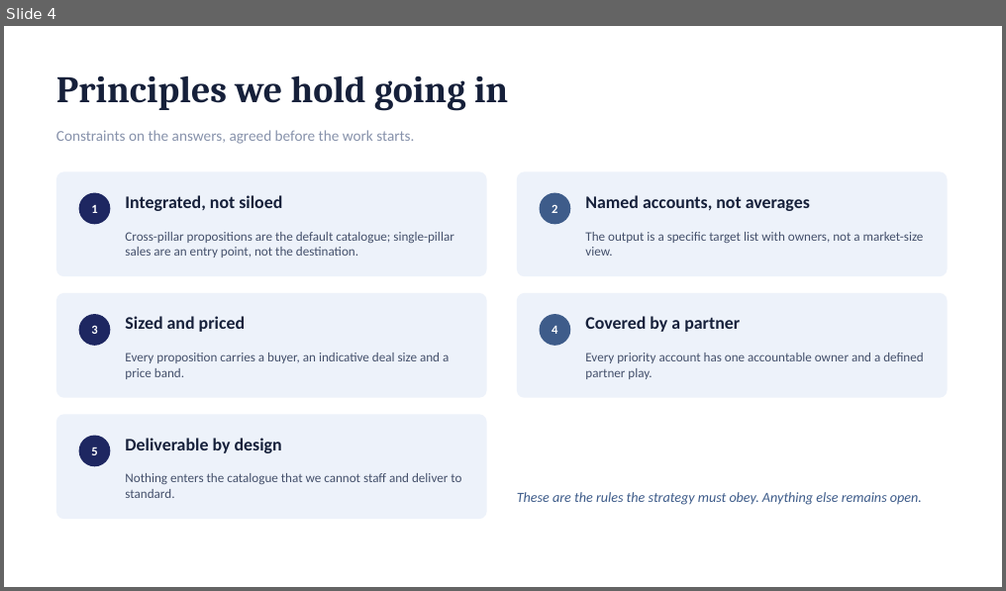
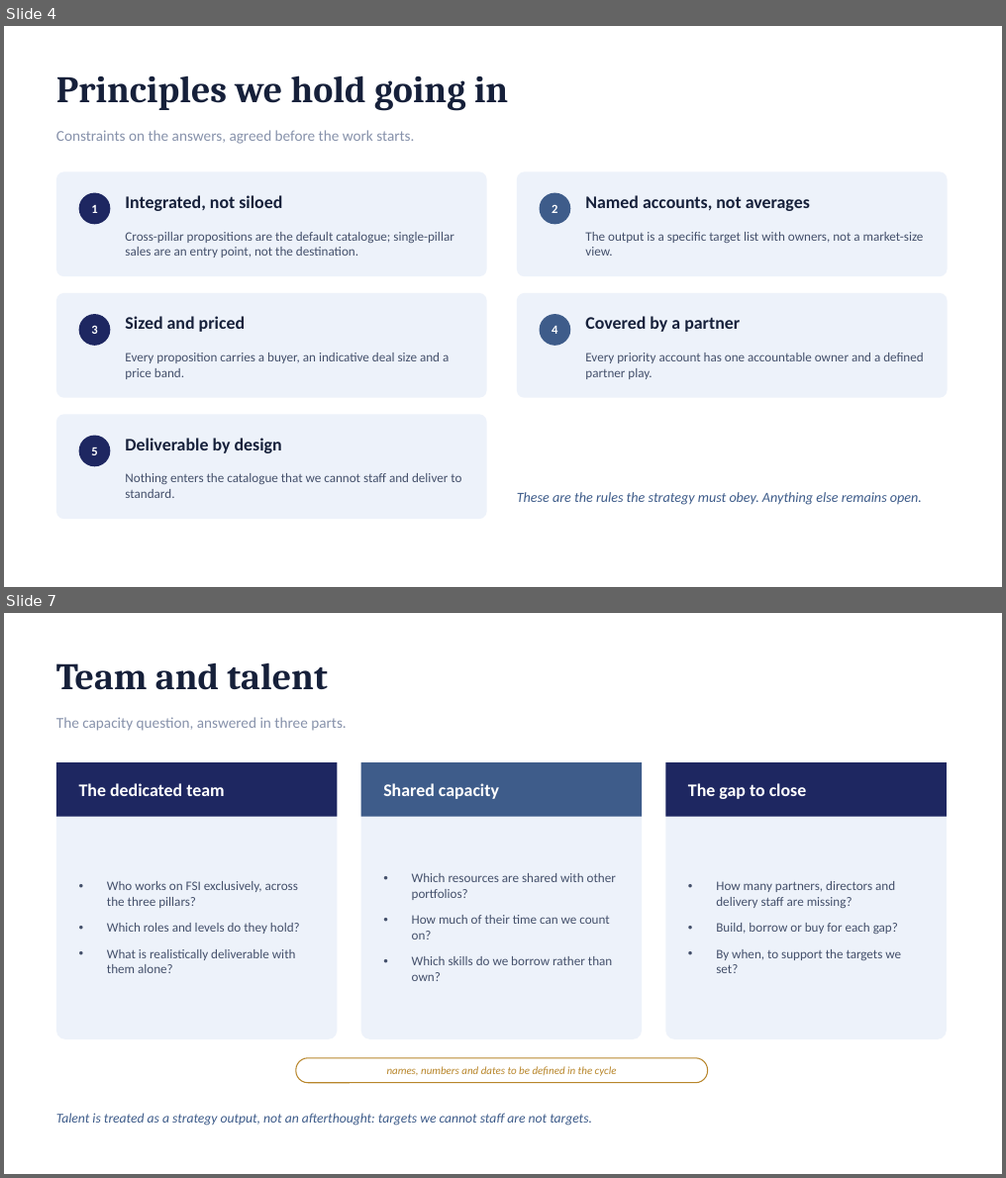
Before and after one commit to dhajjar-cyber/bae, a slide deck: FSI strategy/EAIND-FSI-Strategy-Development-Plan.pptx. Shown one above the other, each under a label of ours: slide 4 before the commit, slides 4 and 7 after it; the slides between them are not shown. The pictures are 1006x591 and 1006x1178 pixels, drawn with LibreOffice and Linux fonts; fonts in the diff are those of the drawing. Boxes give left, top, right and bottom in pixels: in the first picture for what was removed or moved away, otherwise in the second. Text is boxed around its words. In the diff, an @@ line names an element or a change of style, - is before the commit and + after.

```diff
--- a/FSI strategy/EAIND-FSI-Strategy-Development-Plan.pptx
+++ b/FSI strategy/EAIND-FSI-Strategy-Development-Plan.pptx
@@ slide 7 added at (4,613,1002,1174), background #FFFFFF @@
@@ text added at (56,663,327,690), 36 pt, text #16203A, bold @@
+Team and talent
@@ text added at (56,717,347,731), 14.5 pt, text #8792AB @@
+The capacity question, answered in three parts.
@@ rounded rectangle added at (56,762,338,1040), fill #EDF2FA @@
@@ rectangle added at (56,762,338,817), fill #1E2761 @@
@@ text added at (79,783,224,796), 17 pt, text #FFFFFF, bold @@
+The dedicated team
@@ rounded rectangle added at (361,762,642,1040), fill #EDF2FA @@
@@ rectangle added at (361,762,642,817), fill #3E5C8A @@
@@ text added at (383,783,499,799), 17 pt, text #FFFFFF, bold @@
+Shared capacity
@@ rounded rectangle added at (665,762,946,1040), fill #EDF2FA @@
@@ rectangle added at (665,762,946,817), fill #1E2761 @@
@@ text added at (688,783,807,799), 17 pt, text #FFFFFF, bold @@
+The gap to close
@@ text added at (412,873,616,981), 12.5 pt, text #44506B @@
+• Which resources are shared with other portfolios?
+• How much of their time can we count on?
+• Which skills do we borrow rather than own?
@@ text added at (107,881,300,973), 12.5 pt, text #44506B @@
+• Who works on FSI exclusively, across the three pillars?
+• Which roles and levels do they hold?
+• What is realistically deliverable with them alone?
@@ text added at (716,881,901,973), 12.5 pt, text #44506B @@
+• How many partners, directors and delivery staff are missing?
+• Build, borrow or buy for each gap?
+• By when, to support the targets we set?
@@ rounded rectangle added at (296,1059,708,1083), fill #FFFFFF, outline #B8862B 1 pt @@
@@ text added at (387,1066,617,1076), 10.5 pt, text #B8862B, italic @@
+names, numbers and dates to be defined in the cycle
@@ text added at (56,1113,592,1126), 13 pt, text #3E5C8A, italic @@
+Talent is treated as a strategy output, not an afterthought: targets we cannot staff are not targets.
```
Also in this commit, not shown: 4 slides changed, 1 other slide added, 2 other files.
